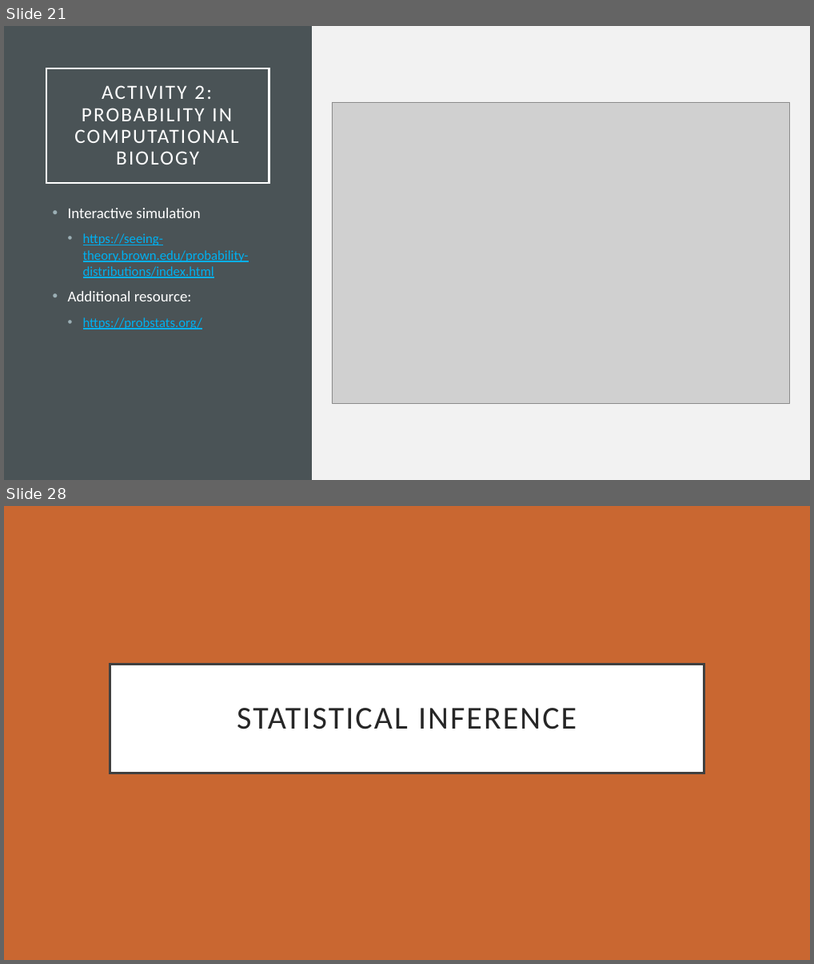
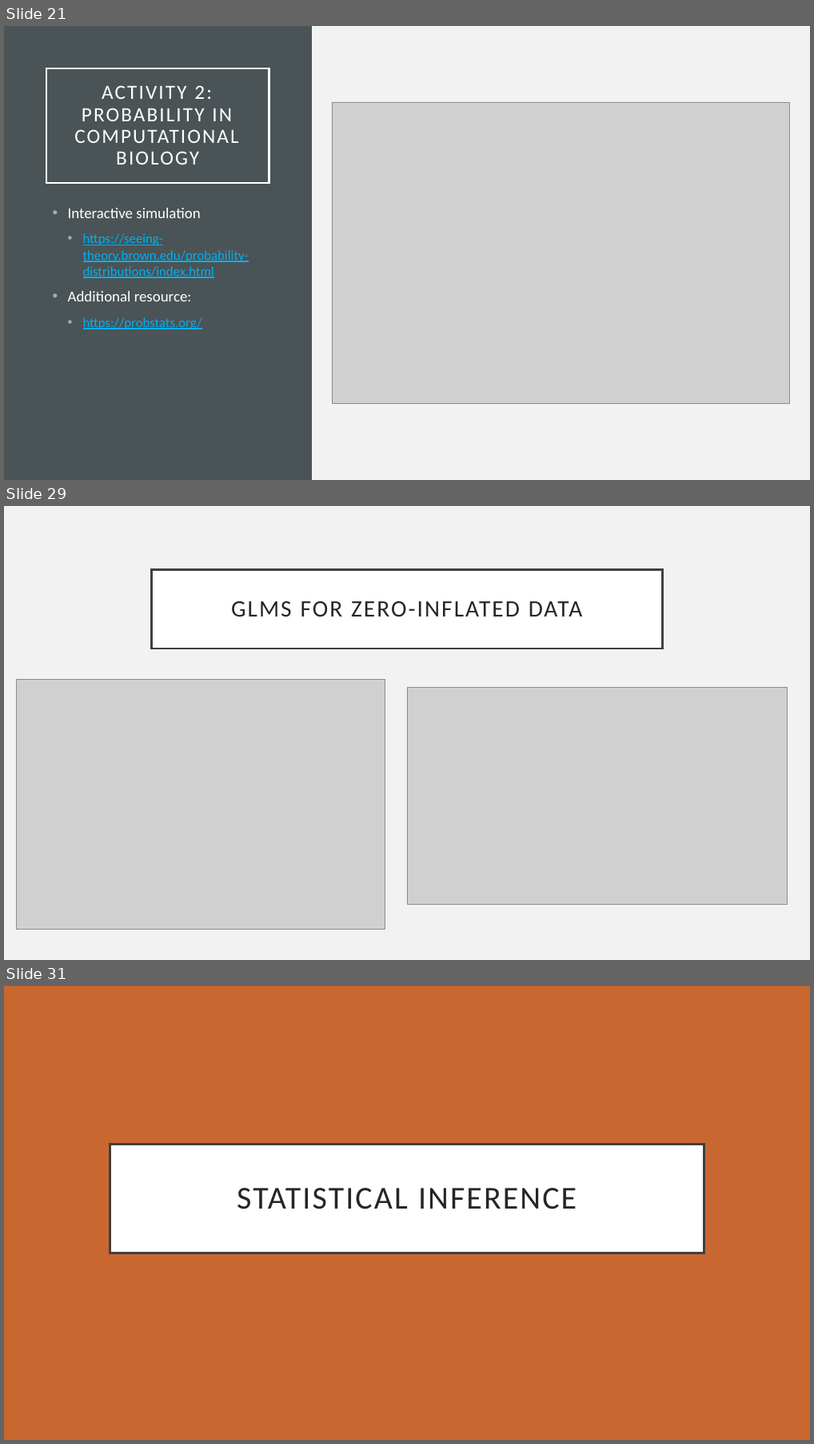
Before and after one commit to eholdmore/StatsForCompBio, a slide deck: Stats-for-Comp-Bio.pptx. Shown one above the other, each under a label of ours: slides 21 and 28 before the commit, slides 21, 29 and 31 after it; the slides between them are not shown. The pictures are 814x964 and 814x1444 pixels, drawn with LibreOffice and Linux fonts; fonts in the diff are those of the drawing; grey boxes stand for pictures. Boxes give left, top, right and bottom in pixels: in the first picture for what was removed or moved away, otherwise in the second. Text is boxed around its words. In the diff, an @@ line names an element or a change of style, - is before the commit and + after.

```diff
--- a/Stats-for-Comp-Bio.pptx
+++ b/Stats-for-Comp-Bio.pptx
@@ slide 29 added at box(4, 506, 810, 960), background #F2F2F2 @@
@@ title added at box(152, 569, 662, 648), fill #FFFFFF, outline #404040 2.5 pt, 28 pt, text #262626 @@
+GLMS FOR ZERO-INFLATED DATA
@@ picture added at box(16, 679, 385, 929) @@
@@ picture added at box(407, 688, 788, 904) @@
@@ what was slide 28 is now slide 31 @@
```
Also in this commit, not shown: 10 slides changed, 3 other slides added, 1 slide removed, 2 other files.
